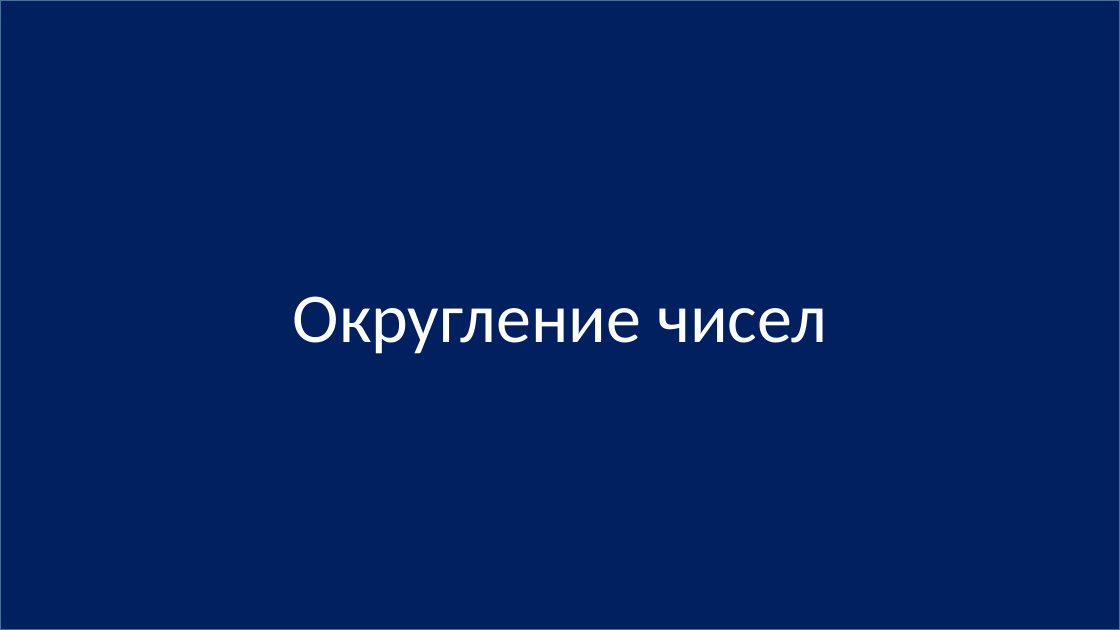
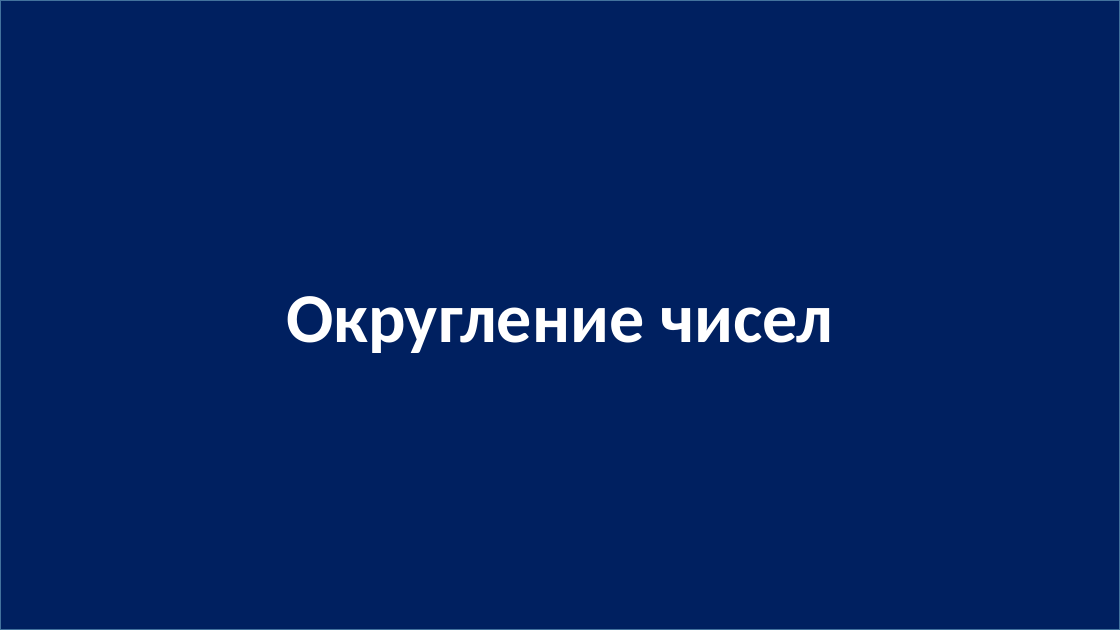
Before and after one commit to js-10-ort-dnipro/lesson01, a slide deck: slide 29 of lesson01.pptx. Drawn at 1120x630 pixels with LibreOffice and Linux fonts; fonts in the diff are those of the drawing. Boxes give left, top, right and bottom in pixels: in the first picture for what was removed or moved away, otherwise in the second. Text is boxed around its words. In the diff, an @@ line names an element or a change of style, - is before the commit and + after.

```diff
--- a/lesson01.pptx
+++ b/lesson01.pptx
@@ rectangle "Округление чисел" at bbox=[0, 0, 1120, 630]: bold on @@
```
Also in this commit, not shown: 15 other slides changed, 1 other file.
